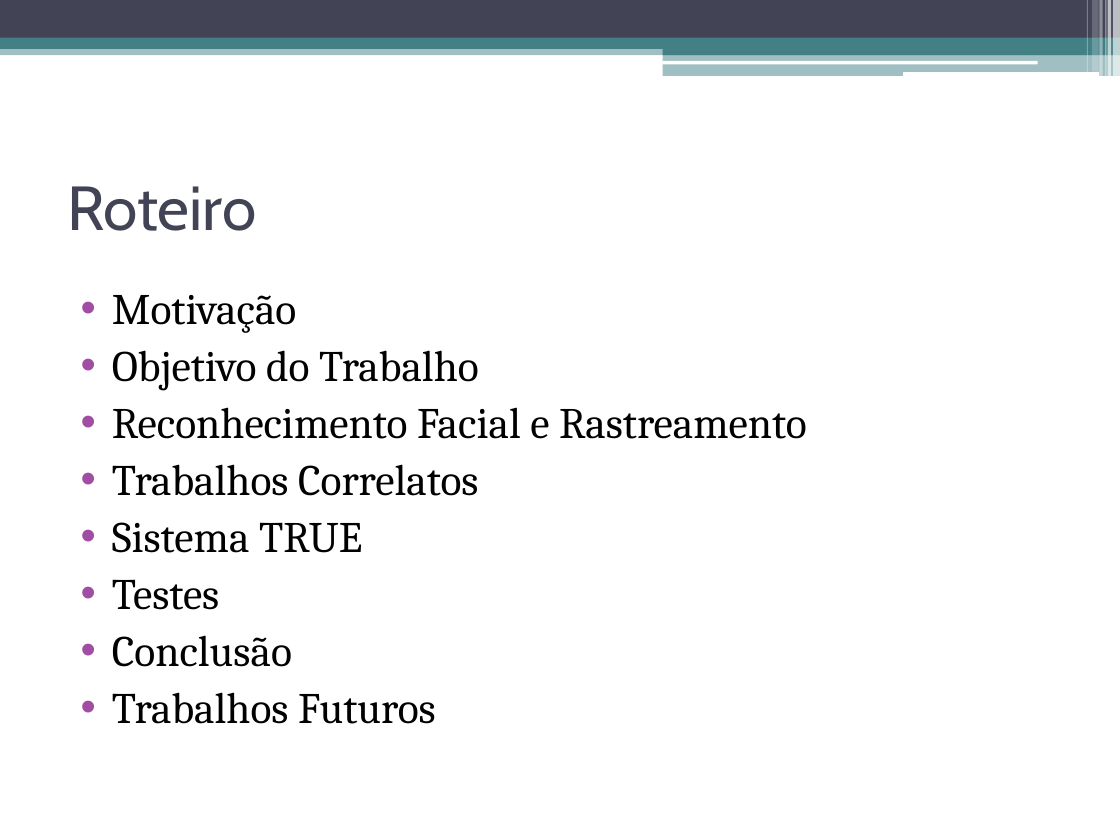
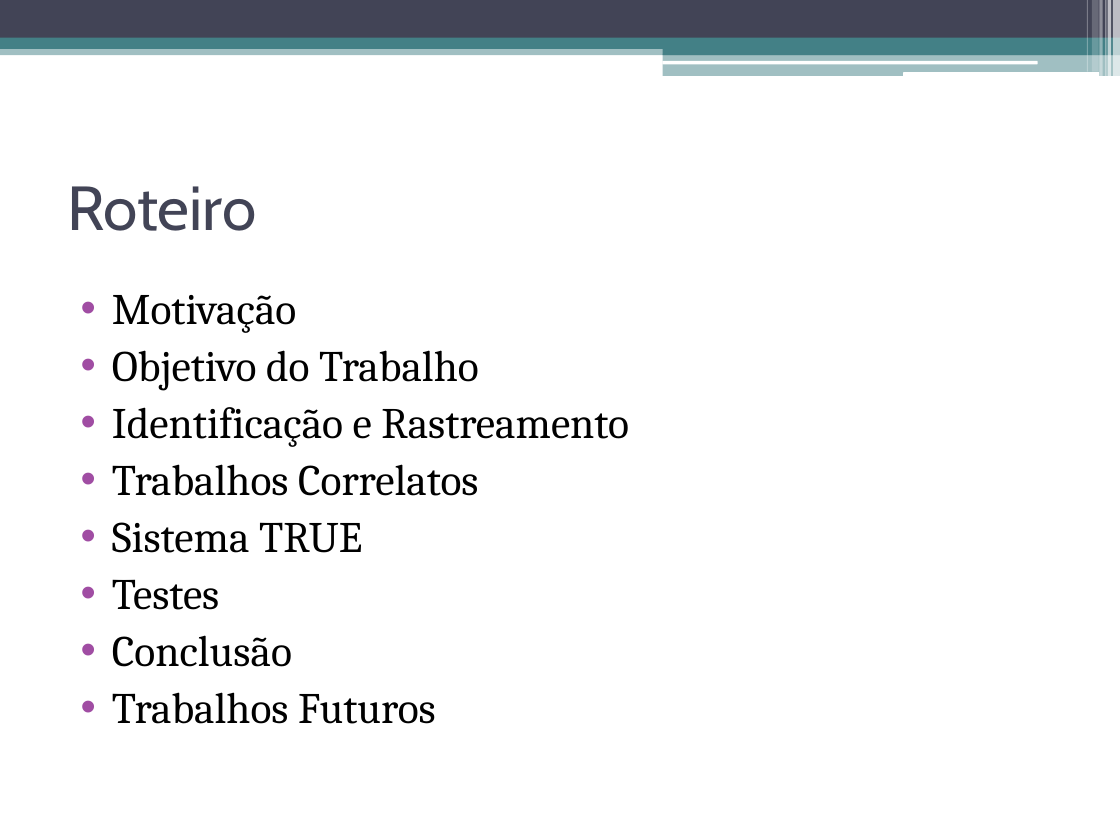
Before and after one commit to talesporto/Artigo-TRUE-SBCUP, a slide deck: slide 2 of apresentacao/ApresentacaoSBCUP.pptx. Drawn at 1120x840 pixels with LibreOffice and Linux fonts; fonts in the diff are those of the drawing. Boxes give left, top, right and bottom in pixels: in the first picture for what was removed or moved away, otherwise in the second. Text is boxed around its words. In the diff, an @@ line names an element or a change of style, - is before the commit and + after.

```diff
--- a/apresentacao/ApresentacaoSBCUP.pptx
+++ b/apresentacao/ApresentacaoSBCUP.pptx
@@ text at [112, 407, 629, 447]: text changed @@
-• Reconhecimento Facial e Rastreamento
+• Identificação e Rastreamento
```
Also in this commit, not shown: 9 other slides changed, 1 other file.
